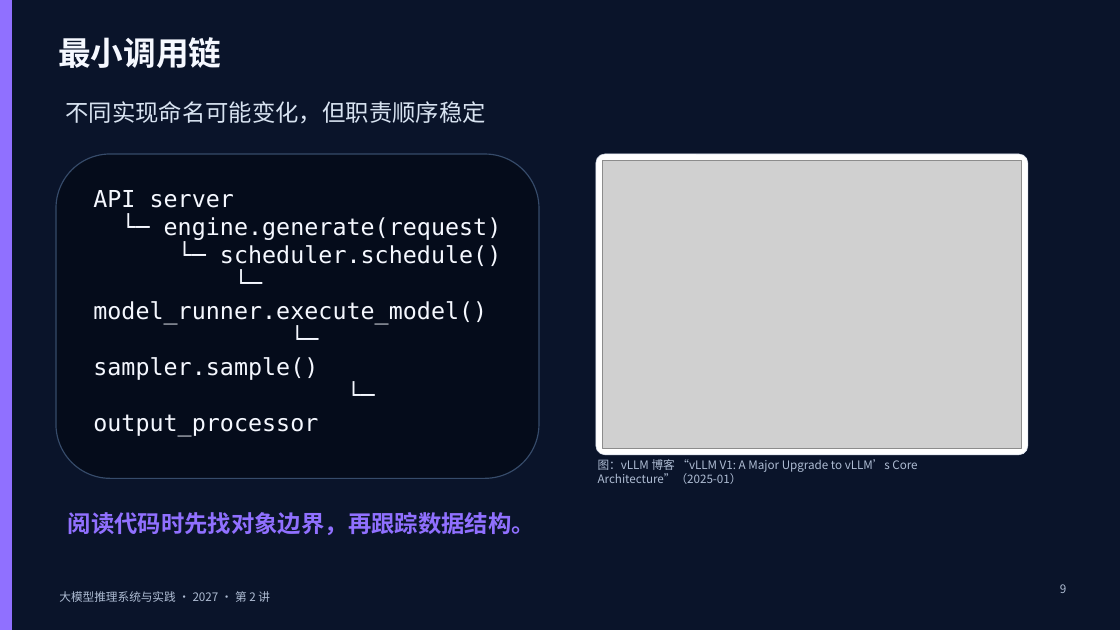
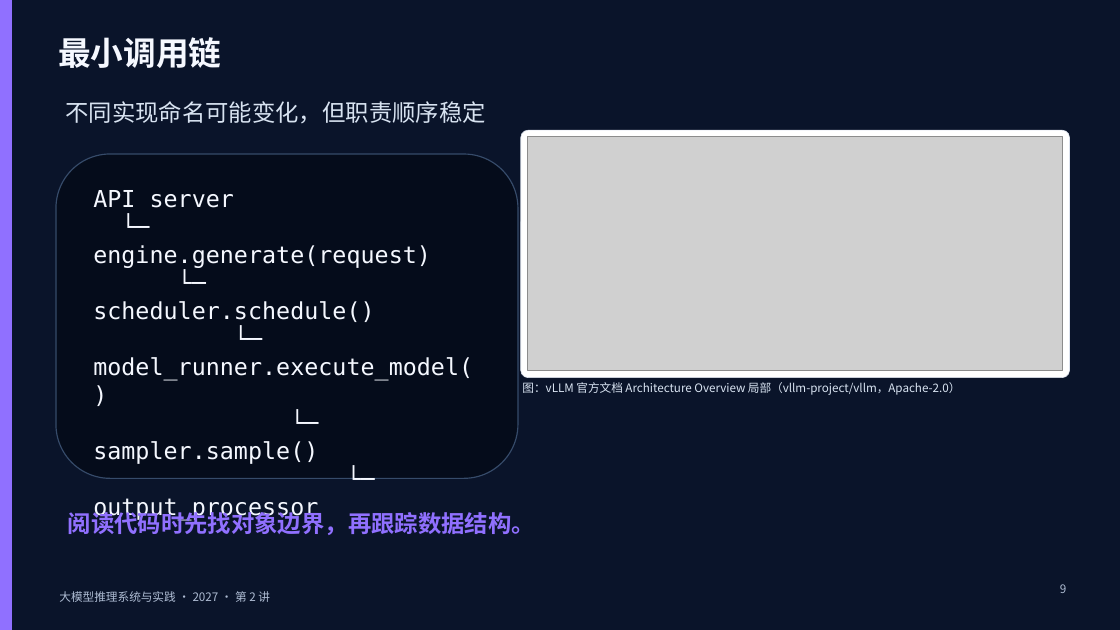
Before and after one commit to vLLM-HUST/intro-to-llm-inference-engines, a slide deck: slide 9 of build/slides/2027/lectures-8-pptx/第02讲_请求生命周期与PrefillDecode.pptx. Drawn at 1120x630 pixels with LibreOffice and Linux fonts; fonts in the diff are those of the drawing; grey boxes stand for pictures. Boxes give left, top, right and bottom in pixels: in the first picture for what was removed or moved away, otherwise in the second. Text is boxed around its words. In the diff, an @@ line names an element or a change of style, - is before the commit and + after.

```diff
--- a/build/slides/2027/lectures-8-pptx/第02讲_请求生命周期与PrefillDecode.pptx
+++ b/build/slides/2027/lectures-8-pptx/第02讲_请求生命周期与PrefillDecode.pptx
@@ rounded rectangle: place and size @@
-rounded rectangle at [596, 154, 1028, 455]
+rounded rectangle at [521, 130, 1070, 378]
@@ picture: place and size @@
-picture at [602, 160, 1021, 448]
+picture at [528, 137, 1063, 371]
@@ rounded rectangle: place and size @@
-rounded rectangle at [56, 154, 539, 478]
+rounded rectangle at [56, 154, 518, 478]
@@ text "API server" rewrapped from [93, 190, 502, 437] to [93, 190, 473, 521] @@
@@ text at [522, 382, 960, 395]: text changed; text colour #AEBCD3 to #D8E3F1 @@
-图：vLLM 博客 “vLLM V1: A Major Upgrade to vLLM’s Core Architecture”（2025-01）
+图：vLLM 官方文档 Architecture Overview 局部（vllm-project/vllm，Apache-2.0）
```
Also in this commit, not shown: 4 other slides changed, 5 other files.
